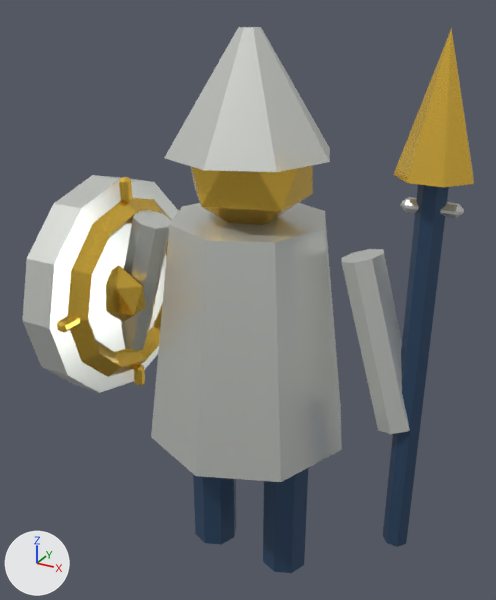
Before and after pictures for a commit that changed the glTF model assets/models/hero_solar_vanguard.glb.
Rendered twice from a camera (50 mm lens) standing at (1.19, -2.18, 2.32) and looking at (-0.01, 0.01, 1.23). Every picture has the same lights, and +X, +Y and +Z are marked at lower left. The picture after the commit comes second.

Objects in the first picture: 'hero_solar_vanguard'.
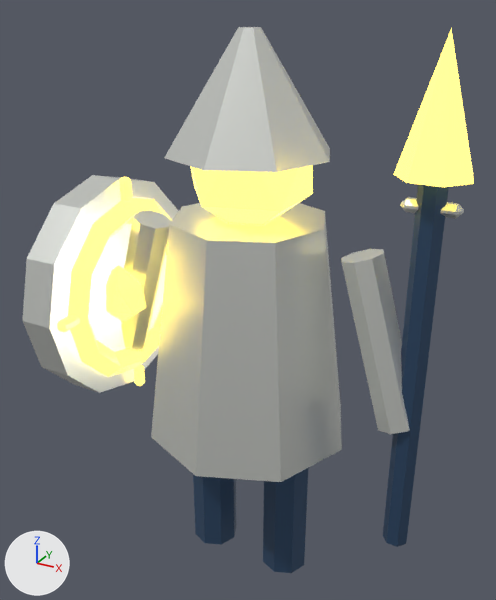
Boxes (x1, y1, x2, y2) around the edits, measured in the pictures (496 x 600 px):
```json
{"object": "hero_solar_vanguard", "change": "recoloured, surface changed", "before": [46, 28, 474, 390], "after": [46, 28, 474, 390], "on screen": "lighter"}
```

The change, as JSON lines over the scene's bpy script:
```json
{"op": "add", "block": "mat_vanguard_gold", "code": "mat_vanguard_gold.emission_color = (1.0, 0.784, 0.136)  # yellow #ffe567"}
{"op": "add", "block": "mat_vanguard_gold", "code": "mat_vanguard_gold.emission_strength = 2.2"}
```
